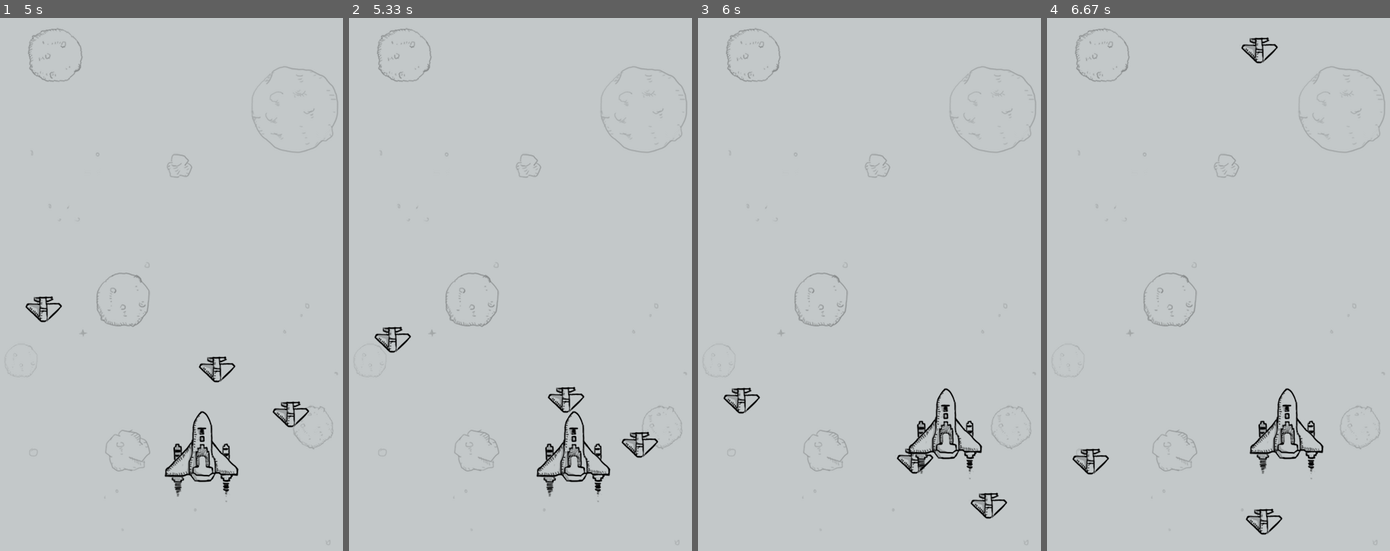
Above: before the commit, frames 1-4 (left to right).
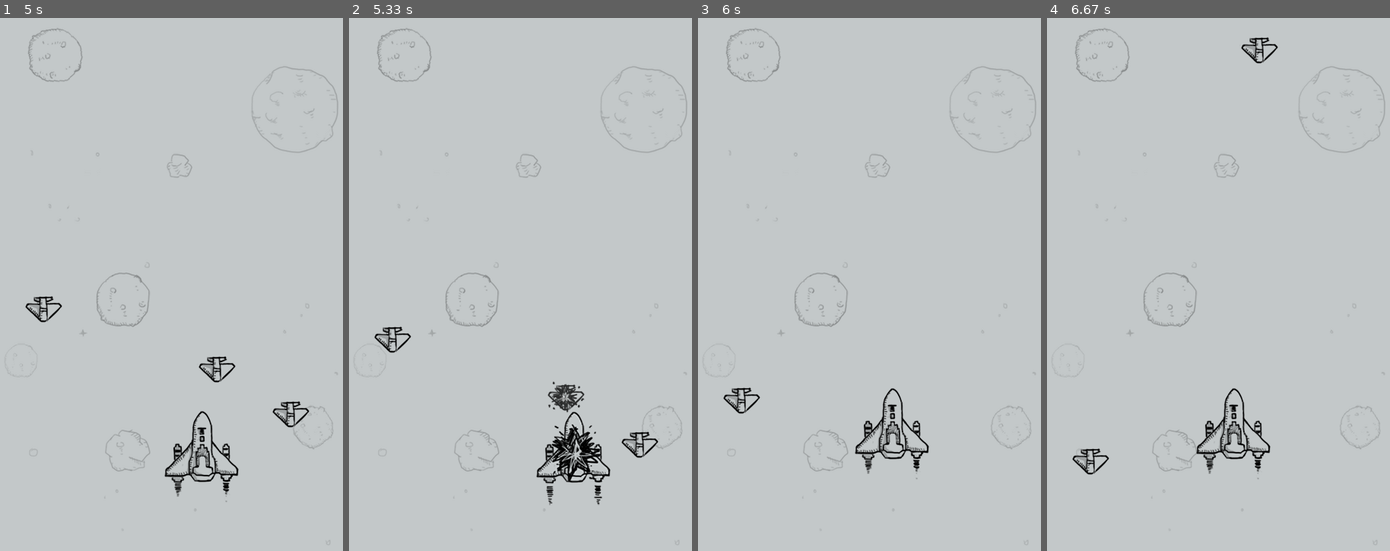
Above: after the commit, the same moments.

Repository: yuyi1266173/AircraftWar_PyGame
Game: pygame game, started from main.py
The game is run twice, just before and just after one commit, with the same random seed, the same clock (stepped at 60 frames per second) and the same inputs.
Inputs:
- Up to frame 1 (5 s): hold Right 0.33-0.8 s; hold Up 0.83-1.13 s; hold Right 1.17-1.63 s; hold Left 1.67-2.2 s; hold Down 2.23-2.53 s; hold Left 2.57-2.97 s; hold Up 3-3.37 s; hold Right 3.4-4.03 s; hold Down 4.07-4.43 s; hold Left 4.47-4.93 s; hold Right from 4.97 s (still down)
- Up to frame 2 (5.33 s): keep holding Right
- Up to frame 3 (6 s): release Right at 5.43 s; hold Up 5.47-5.77 s; hold Right from 5.8 s (still down)
- Up to frame 4 (6.67 s): release Right at 6.27 s; hold Left from 6.3 s (still down)

Frame 1 is identical in both runs. In frame 2, 1.5% of the frame differs, in the area x 54-77%, y 68-92%; in frame 3, 2.1%, in the area x 45-91%, y 69-94%; in frame 4, 2.0%.

Commit message:
add Collision detection : MyPlane and Eneny destroy

Diff:
--- a/enemy.py
+++ b/enemy.py
@@ -16,6 +16,16 @@
 		self.rect.left = randint(0, self.moveSpace[0] - self.rect.width)
 		self.rect.bottom = randint(-5*self.moveSpace[1], 0)
 		self.speed = 2
+		self.active = True
+		self.destroy_times = 0
+
+		self.destroy_images = []
+		self.destroy_images.extend( [\
+			pygame.image.load('images/enemy1_down1.png').convert_alpha(),\
+			pygame.image.load('images/enemy1_down2.png').convert_alpha(),\
+			pygame.image.load('images/enemy1_down3.png').convert_alpha(),\
+			pygame.image.load('images/enemy1_down4.png').convert_alpha(),\
+			] )
 
 	def reset(self):
 		self.rect.left = randint(0, self.moveSpace[0] - self.rect.width)
@@ -26,6 +36,18 @@
 			self.rect.top += self.speed
 		else:
 			self.reset()
+
+	def destroy(self, screen):
+		if not (self.destroy_times % 3):
+			screen.blit( self.destroy_images[self.destroy_times//3], self.rect )
+
+			if self.destroy_times == 9:
+				self.reset()
+				self.active = True
+				self.destroy_times = 0
+
+		if not self.active:
+			self.destroy_times += 1
 
 
 class MidEnemy(pygame.sprite.Sprite):
@@ -39,6 +61,16 @@
 		self.rect.left = randint(0, self.moveSpace[0] - self.rect.width)
 		self.rect.bottom = randint(-10*self.moveSpace[1], -self.moveSpace[1])
 		self.speed = 1
+		self.active = True
+		self.destroy_times = 0
+
+		self.destroy_images = []
+		self.destroy_images.extend( [\
+			pygame.image.load('images/enemy2_down1.png').convert_alpha(),\
+			pygame.image.load('images/enemy2_down2.png').convert_alpha(),\
+			pygame.image.load('images/enemy2_down3.png').convert_alpha(),\
+			pygame.image.load('images/enemy2_down4.png').convert_alpha(),\
+			] )
 
 	def reset(self):
 		self.rect.left = randint(0, self.moveSpace[0] - self.rect.width)
@@ -49,6 +81,18 @@
 			self.rect.top += self.speed
 		else:
 			self.reset()
+
+	def destroy(self, screen):
+		if not (self.destroy_times % 3):
+			screen.blit( self.destroy_images[self.destroy_times//3], self.rect )
+
+			if self.destroy_times == 9:
+				self.reset()
+				self.active = True
+				self.destroy_times = 0
+
+		if not self.active:
+			self.destroy_times += 1
 
 
 class BigEnemy(pygame.sprite.Sprite):
@@ -63,6 +107,18 @@
 		self.rect.left = randint(0, self.moveSpace[0] - self.rect.width)
 		self.rect.bottom = randint(-15*self.moveSpace[1], -5 * self.moveSpace[1])
 		self.speed = 1
+		self.active = True
+		self.destroy_times = 0
+
+		self.destroy_images = []
+		self.destroy_images.extend( [\
+			pygame.image.load('images/enemy3_down1.png').convert_alpha(),\
+			pygame.image.load('images/enemy3_down2.png').convert_alpha(),\
+			pygame.image.load('images/enemy3_down3.png').convert_alpha(),\
+			pygame.image.load('images/enemy3_down4.png').convert_alpha(),\
+			pygame.image.load('images/enemy3_down5.png').convert_alpha(),\
+			pygame.image.load('images/enemy3_down6.png').convert_alpha(),\
+			] )
 
 	def reset(self):
 		self.rect.left = randint(0, self.moveSpace[0] - self.rect.width)
@@ -72,3 +128,15 @@
 			self.rect.top += self.speed
 		else:
 			self.reset()
+
+	def destroy(self, screen):
+		if not (self.destroy_times % 3):
+			screen.blit( self.destroy_images[self.destroy_times//3], self.rect )
+
+			if self.destroy_times == 15:
+				self.reset()
+				self.active = True
+				self.destroy_times = 0
+
+		if not self.active:
+			self.destroy_times += 1
--- a/main.py
+++ b/main.py
@@ -41,7 +41,18 @@
 	pygame.mixer.music.load('sound/game_music.ogg')
 	pygame.mixer.music.set_volume(0.2)
 
+	me_down_sound = pygame.mixer.Sound('sound/me_down.wav')
+	me_down_sound.set_volume(0.2)
+
+	enemy1_down_sound = pygame.mixer.Sound('sound/enemy1_down.wav')
+	enemy1_down_sound.set_volume(0.2)
+
+	enemy2_down_sound = pygame.mixer.Sound('sound/enemy2_down.wav')
+	enemy2_down_sound.set_volume(0.2)
+
 	enemy3_fly_sound = pygame.mixer.Sound('sound/enemy3_flying.wav')
+	enemy3_fly_sound.set_volume(0.2)
+	enemy3_down_sound = pygame.mixer.Sound('sound/enemy3_down.wav')
 	enemy3_fly_sound.set_volume(0.2)
 
 	clock = pygame.time.Clock()
@@ -77,6 +88,14 @@
 				elif event.key == K_DOWN:
 					me.moveDown()
 
+		enemies_down = pygame.sprite.spritecollide(me, enemies, False)
+
+		if enemies_down:
+			me.active = False
+
+			for e in enemies_down:
+				e.active = False
+
 		screen.blit( background, (0, 0) )
 
 		delay -= 1
@@ -86,28 +105,45 @@
 			switch_image = not switch_image
 
 		for enemy in big_enemies:
-			enemy.move()
+			if enemy.active:
+				enemy.move()
 
-			if switch_image:
-				screen.blit(enemy.image1, enemy.rect)
+				if switch_image:
+					screen.blit(enemy.image1, enemy.rect)
+				else:
+					screen.blit(enemy.image2, enemy.rect)
+
+				if enemy.rect.bottom > -50:
+					enemy3_fly_sound.play()
 			else:
-				screen.blit(enemy.image2, enemy.rect)
-
-			if enemy.rect.bottom > -50:
-				enemy3_fly_sound.play()
+				enemy3_down_sound.play()
+				enemy.destroy(screen)
 
 		for enemy in mid_enemies:
-			enemy.move()
-			screen.blit(enemy.image, enemy.rect)
+			if enemy.active:
+				enemy.move()
+				screen.blit(enemy.image, enemy.rect)
+			else:
+				enemy2_down_sound.play()
+				enemy.destroy(screen)
 
 		for enemy in small_enemies:
-			enemy.move()
-			screen.blit(enemy.image, enemy.rect)
+			if enemy.active:
+				enemy.move()
+				screen.blit(enemy.image, enemy.rect)
+			else:
+				enemy1_down_sound.play()
+				enemy.destroy(screen)
 
-		if switch_image:
-			screen.blit( me.image1, me.rect )
+		if me.active:
+			if switch_image:
+				screen.blit( me.image1, me.rect )
+			else:
+				screen.blit( me.image2, me.rect )
 		else:
-			screen.blit( me.image2, me.rect )
+			me_down_sound.play()
+			me.destroy(screen)
+
 		clock.tick(60)
 
 		#pygame.display.flip()
--- a/myplane.py
+++ b/myplane.py
@@ -13,6 +13,16 @@
 		self.rect.left = (self.moveSpace[0] - self.rect.width) // 2
 		self.rect.top = self.moveSpace[1] - self.rect.height
 		self.speed = 10
+		self.active = True
+		self.destroy_times = 0
+
+		self.destroy_images = []
+		self.destroy_images.extend( [\
+			pygame.image.load('images/me_destroy_1.png').convert_alpha(),\
+			pygame.image.load('images/me_destroy_2.png').convert_alpha(),\
+			pygame.image.load('images/me_destroy_3.png').convert_alpha(),\
+			pygame.image.load('images/me_destroy_4.png').convert_alpha(),\
+			] )
 
 	def moveUp(self):
 		if self.rect.top > 0:
@@ -37,3 +47,19 @@
 			self.rect.right += self.speed
 		else:
 			self.rect.right = self.moveSpace[0]
+
+	def reset(self):
+		self.rect.left = (self.moveSpace[0] - self.rect.width) // 2
+		self.rect.top = self.moveSpace[1] - self.rect.height
+
+	def destroy(self, screen):
+		if not (self.destroy_times % 3):
+			screen.blit( self.destroy_images[self.destroy_times//3], self.rect )
+
+			if self.destroy_times == 9:
+				self.reset()
+				self.active = True
+				self.destroy_times = 0
+
+		if not self.active:
+			self.destroy_times += 1
